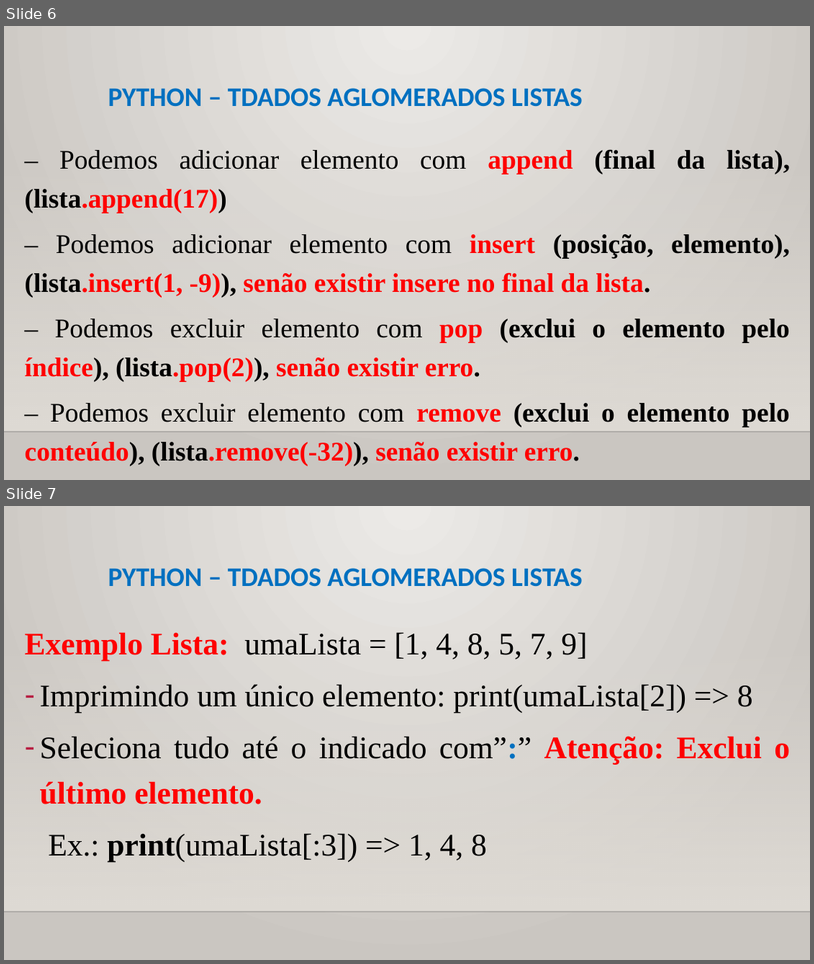
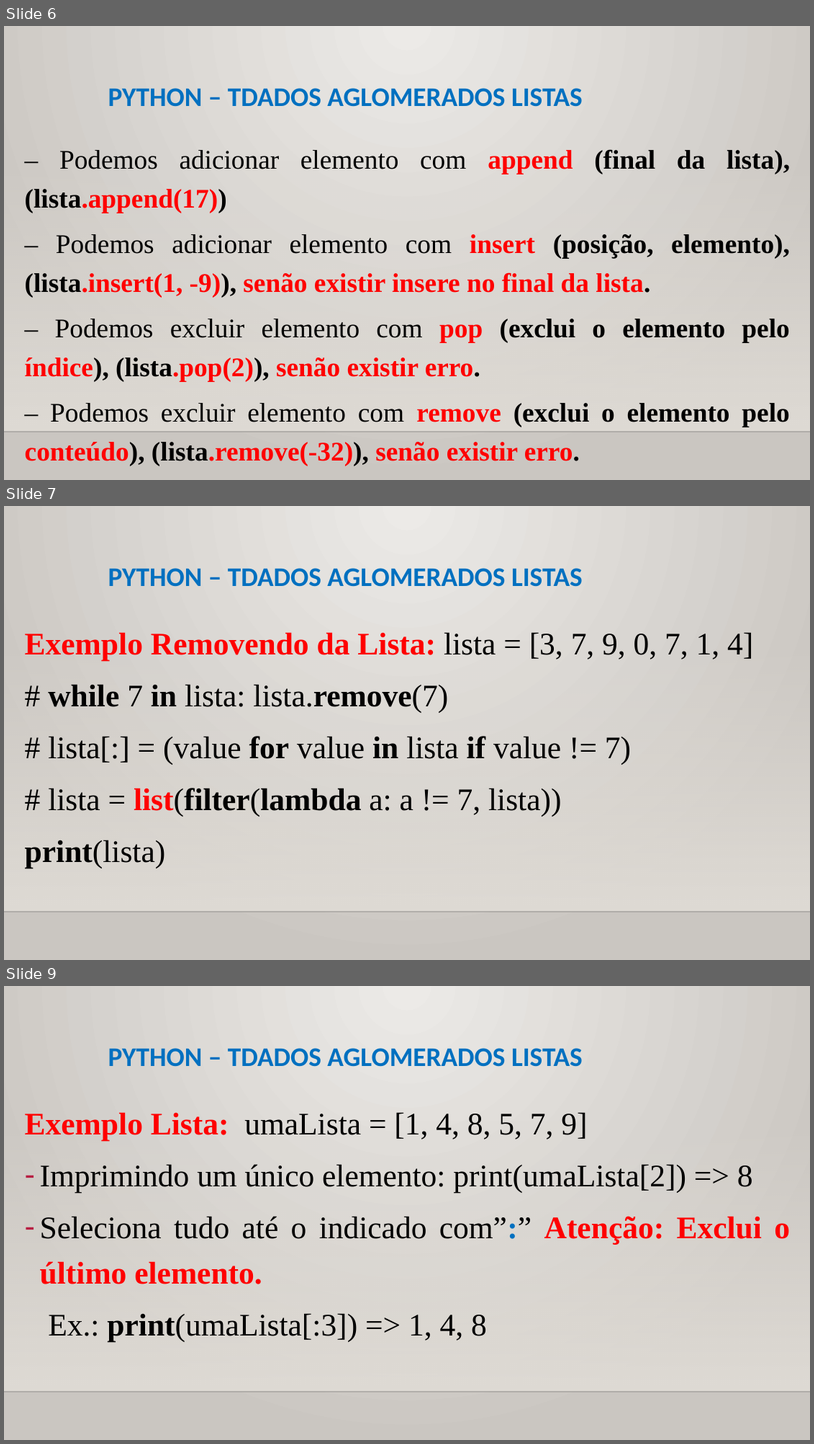
Before and after one commit to CloudEducationBrazil/WydenPythonParadigmas, a slide deck: 01 Classes/Aula 07 Programação Python - Tipos de Dados Aglomerados.pptx. Shown one above the other, each under a label of ours: slides 6 and 7 before the commit, slides 6, 7 and 9 after it; the slides between them are not shown. The pictures are 814x964 and 814x1444 pixels, drawn with LibreOffice and Linux fonts; fonts in the diff are those of the drawing; background and template pictures are left out. Boxes give left, top, right and bottom in pixels: in the first picture for what was removed or moved away, otherwise in the second. Text is boxed around its words. In the diff, an @@ line names an element or a change of style, - is before the commit and + after.

Commit message:
Aula 7 Python 20092022

```diff
--- a/01 Classes/Aula 07 Programação Python - Tipos de Dados Aglomerados.pptx
+++ b/01 Classes/Aula 07 Programação Python - Tipos de Dados Aglomerados.pptx
@@ slide 7 added at (x1=4, y1=506, x2=810, y2=960), background picture (left out); not listed: 2 template elements that a slide beside it also shows @@
@@ title added at (x1=108, y1=568, x2=583, y2=587), 24 pt, text #0070C0, bold @@
+PYTHON – TDADOS AGLOMERADOS LISTAS
@@ text added at (x1=25, y1=632, x2=754, y2=868), 28 pt, text #000000 @@
+Exemplo Removendo da Lista: lista = [3, 7, 9, 0, 7, 1, 4]
+# while 7 in lista: lista.remove(7)
+# lista[:] = (value for value in lista if value != 7)
+# lista = list(filter(lambda a: a != 7, lista))
+print(lista)
@@ what was slide 7 is now slide 9 @@
```
Also in this commit, not shown: 1 other slide added, 1 other file.
